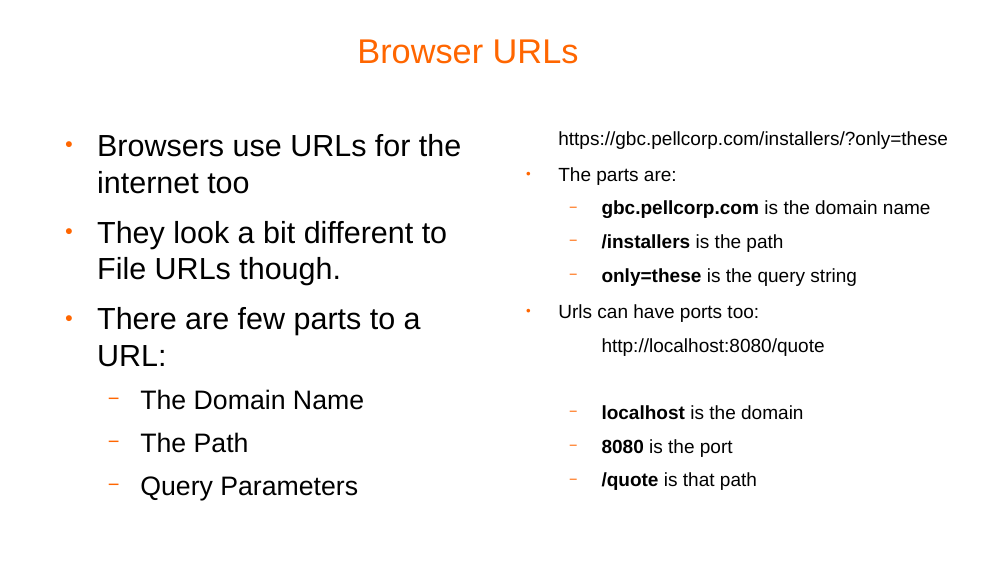
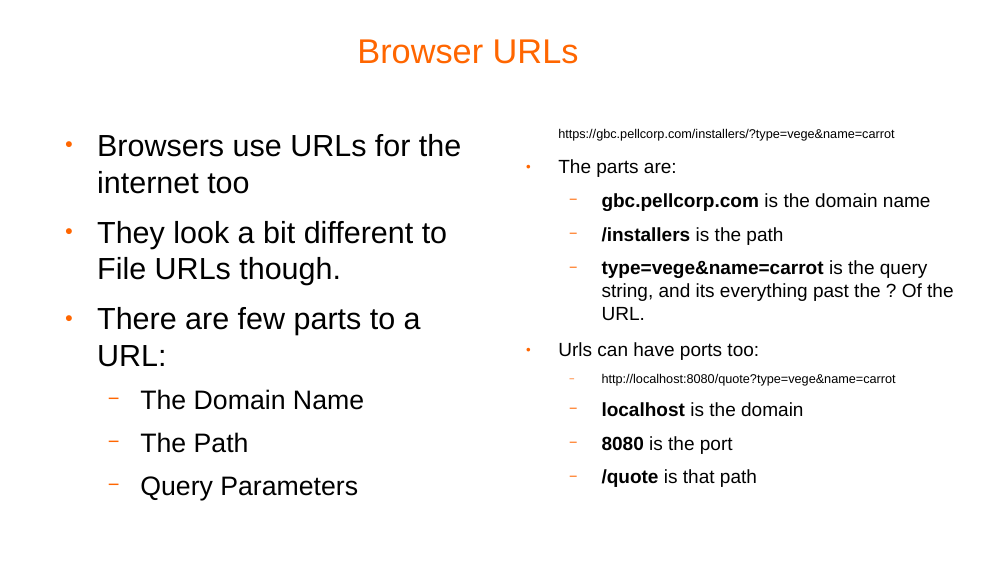
Before and after one commit to pellcorp/coding, a slide deck: slide 8 of docs/windows fundamentals.odp. Drawn at 1008x567 pixels with LibreOffice and Linux fonts; fonts in the diff are those of the drawing; background and template pictures are left out. Boxes give left, top, right and bottom in pixels: in the first picture for what was removed or moved away, otherwise in the second. Text is boxed around its words. In the diff, an @@ line names an element or a change of style, - is before the commit and + after.

```diff
--- a/docs/windows fundamentals.odp
+++ b/docs/windows fundamentals.odp
@@ text at (x1=558, y1=128, x2=894, y2=141): text changed; size 15 to 10 pt @@
-https://gbc.pellcorp.com/installers/?only=these
+https://gbc.pellcorp.com/installers/?type=vege&name=carrot
@@ text at (x1=602, y1=260, x2=953, y2=320): text changed @@
-  − only=these is the query string
+  − type=vege&name=carrot is the query string, and its everything past the ? Of the URL.
@@ text at (x1=602, y1=374, x2=896, y2=386): text changed; size 15 to 10 pt @@
-  http://localhost:8080/quote
+  − http://localhost:8080/quote?type=vege&name=carrot
```
Also in this commit, not shown: 7 other slides changed, 1 slide removed, 1 other file.
